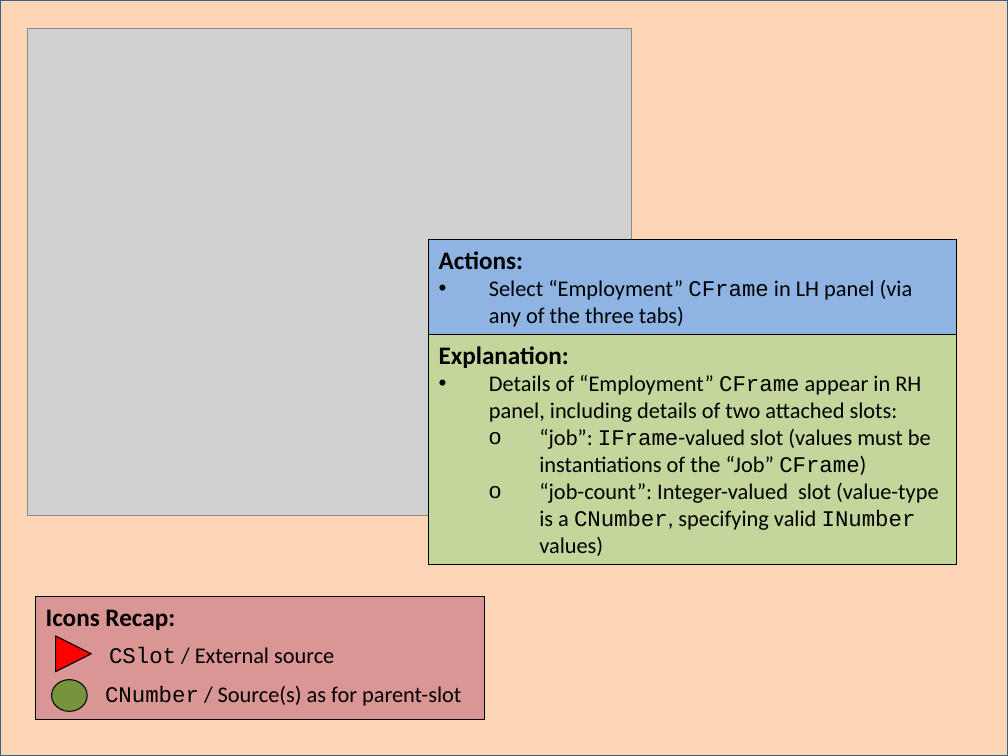
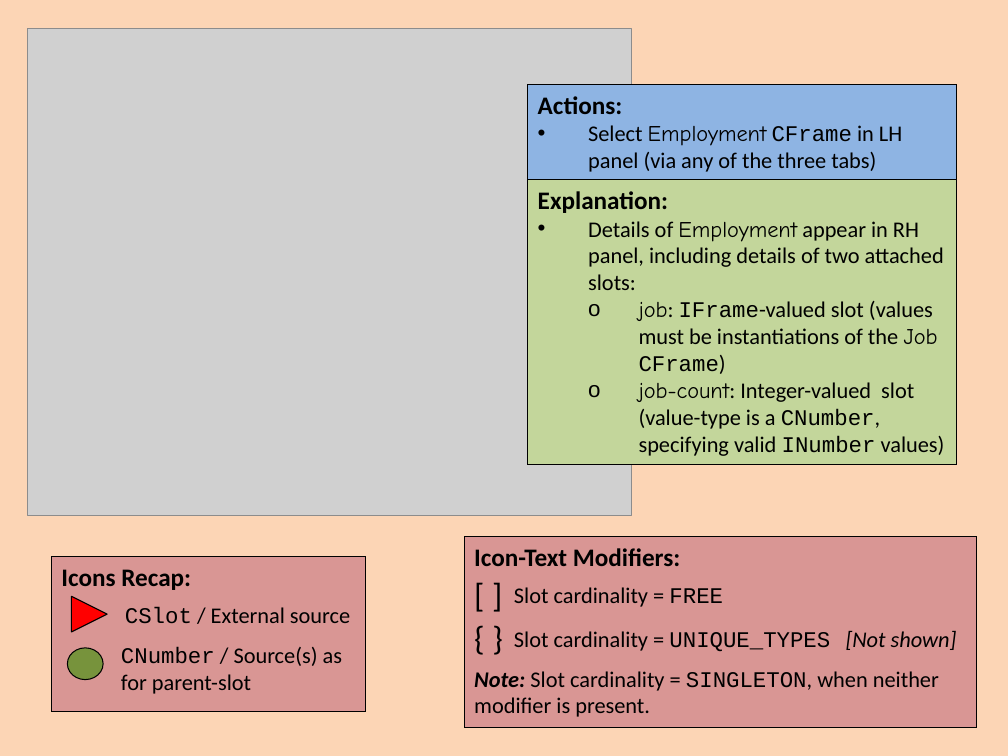
Before and after one commit to colin-puleston/mekon-hobo, a slide deck: slide 14 of docs/MEKON-HOBO Introductory Tutorial.pptx (slide 13 before the commit). Drawn at 1008x756 pixels with LibreOffice and Linux fonts; fonts in the diff are those of the drawing; grey boxes stand for pictures. Boxes give left, top, right and bottom in pixels: in the first picture for what was removed or moved away, otherwise in the second. Text is boxed around its words. In the diff, an @@ line names an element or a change of style, - is before the commit and + after.

```diff
--- a/docs/MEKON-HOBO Introductory Tutorial.pptx
+++ b/docs/MEKON-HOBO Introductory Tutorial.pptx
@@ background #FFFFFF to #FCD5B5 @@
@@ rectangle removed at (0, 0, 1008, 756) @@
@@ rectangle "Actions:": place and size @@
-rectangle "Actions:" at (428, 239, 957, 334)
+rectangle "Actions:" at (528, 85, 957, 179)
@@ text in rectangle at (588, 125, 902, 172): text changed @@
-• Select “Employment” CFrame in LH panel (via any of the three tabs)
+• Select Employment CFrame in LH panel (via any of the three tabs)
@@ rectangle "Explanation:": place and size @@
-rectangle "Explanation:" at (428, 335, 957, 565)
+rectangle "Explanation:" at (528, 179, 957, 465)
@@ text in rectangle at (588, 221, 945, 456): text changed @@
-• Details of “Employment” CFrame appear in RH panel, including details of two attached slots:
-  o “job”: IFrame-valued slot (values must be instantiations of the “Job” CFrame)
-  o “job-count”: Integer-valued slot (value-type is a CNumber, specifying valid INumber values)
+• Details of Employment appear in RH panel, including details of two attached slots:
+  o job: IFrame-valued slot (values must be instantiations of the Job CFrame)
+  o job-count: Integer-valued slot (value-type is a CNumber, specifying valid INumber values)
@@ rectangle added at (465, 536, 977, 727), fill #D99694, outline #000000 0.75 pt, 18 pt, text #000000, bold @@
+Icon-Text Modifiers:
@@ rectangle "Icons Recap:": place and size @@
-rectangle "Icons Recap:" at (35, 597, 484, 720)
+rectangle "Icons Recap:" at (51, 556, 365, 712)
@@ text added at (465, 569, 557, 608), 24 pt, text #000000 @@
+[ ]
@@ triangle: place and size @@
-triangle at (55, 636, 91, 671)
+triangle at (72, 597, 107, 632)
@@ text "CSlot / External source": place and size @@
-text "CSlot / External source" at (109, 647, 334, 664)
+text "CSlot / External source" at (125, 607, 350, 624)
@@ text added at (514, 587, 723, 607), 16 pt, text #000000 @@
+Slot cardinality = FREE
@@ text added at (465, 612, 553, 651), 24 pt, text #000000 @@
+{ }
@@ ellipse: place and size @@
-ellipse at (51, 679, 87, 711)
+ellipse at (68, 648, 103, 679)
@@ text "CNumber / Source(s) as for ..." rewrapped from (105, 686, 461, 706) to (121, 647, 342, 694) @@
@@ text added at (514, 631, 957, 651), 16 pt, text #000000 @@
+Slot cardinality = UNIQUE_TYPES [Not shown]
@@ text added at (474, 671, 939, 717), 16 pt, text #000000 @@
+Note: Slot cardinality = SINGLETON, when neither modifier is present.
```
Also in this commit, not shown: 30 other slides changed, 14 slides added.
